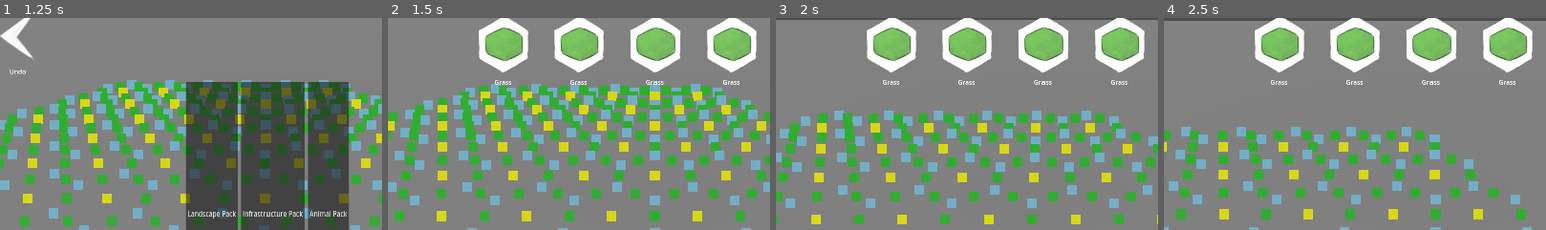
Above: before the commit, frames 1-4 (left to right).
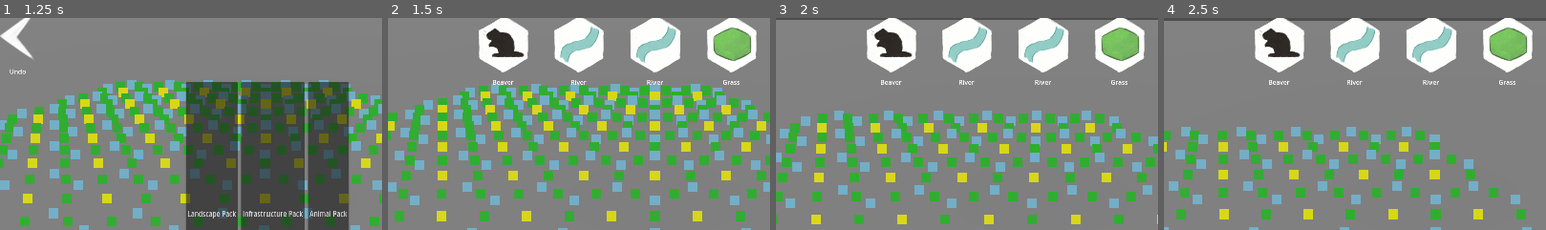
Above: after the commit, the same moments.

Repository: justfordoener/schmuck-of-schmiles
Game: Godot game, scene res://scenes/module_sandbox.tscn
The game is run twice, just before and just after one commit, with the same random seed, the same clock (stepped at 60 frames per second) and the same inputs.
Inputs (mouse positions are % of the whole screen's width and height, from its top left):
- Up to frame 1 (1.25 s): tap Enter at 0.5 s; move the mouse to (72, 44) at 0.52 s; hold D (move_right) from 0.53 s (still down); hold Right mouse button (camera_drag) from 0.53 s (still down); click (72, 44) at 0.67 s; tap Space at 0.77 s
- Up to frame 2 (1.5 s): move the mouse to (45, 50) at 1.27 s; release D (move_right) at 1.28 s; release Right mouse button (camera_drag) at 1.28 s; hold W (move_forward) from 1.28 s (still down); click (45, 50) at 1.35 s
- Up to frame 3 (2 s): keep holding W (move_forward); tap Space at 1.52 s
- Up to frame 4 (2.5 s): move the mouse to (60, 27) at 2.02 s; release W (move_forward) at 2.03 s; hold D (move_right) from 2.03 s (still down); tap Z (mouse_wheel_down) at 2.1 s
The pictures show only the part of the screen within x 15-65%, y 3-53%; the shares and areas given below are measured in that part.

Frame 1 is identical in both runs. In frame 2, 4.3% of the frame differs, in the area x 25-76%, y 3-32%; in frame 3, 4.3%; in frame 4, 4.3%.

Commit message:
small changes to balance

Diff:
--- a/book_of_tiles_godot/scenes/user_interface/tile cards/tile_card_beaver.tscn
+++ b/book_of_tiles_godot/scenes/user_interface/tile cards/tile_card_beaver.tscn
@@ -8,7 +8,9 @@
 anchors_preset = 0
 tile = ExtResource("2_w6ykq")
 export_theme = 1
-weight_animals = 1
+weight_animals = 5
+weight_infrastructure = 1
+weight_landscape = 1
 
 [node name="TextureButton" parent="VBoxContainer" index="0" groups=["snappable_ui"]]
 texture_normal = ExtResource("3_v7l15")
--- a/book_of_tiles_godot/scenes/user_interface/tile cards/tile_card_grass.tscn
+++ b/book_of_tiles_godot/scenes/user_interface/tile cards/tile_card_grass.tscn
@@ -8,7 +8,9 @@
 anchors_preset = 0
 tile = ExtResource("2_djcye")
 export_theme = 1
-weight_landscape = 1
+weight_animals = 1
+weight_infrastructure = 1
+weight_landscape = 5
 
 [node name="VBoxContainer" parent="." index="0"]
 offset_bottom = 184.0
--- a/book_of_tiles_godot/scenes/user_interface/tile cards/tile_card_river.tscn
+++ b/book_of_tiles_godot/scenes/user_interface/tile cards/tile_card_river.tscn
@@ -8,7 +8,9 @@
 anchors_preset = 0
 tile = ExtResource("2_2nl88")
 export_theme = 1
-weight_infrastructure = 1
+weight_animals = 1
+weight_infrastructure = 5
+weight_landscape = 1
 
 [node name="TextureButton" parent="VBoxContainer" index="0" groups=["snappable_ui"]]
 texture_normal = ExtResource("3_ri382")
--- a/book_of_tiles_godot/scripts/UI/tile_card.gd
+++ b/book_of_tiles_godot/scripts/UI/tile_card.gd
@@ -2,7 +2,7 @@
 
 enum themes { forest = 1, desert = 2, snow = 4, swamp = 8 }
 
-enum packs { animal = 1, infrastructure = 2, landscape = 3}
+enum packs { animal, infrastructure, landscape }
 
 
 @export var tile : PackedScene
